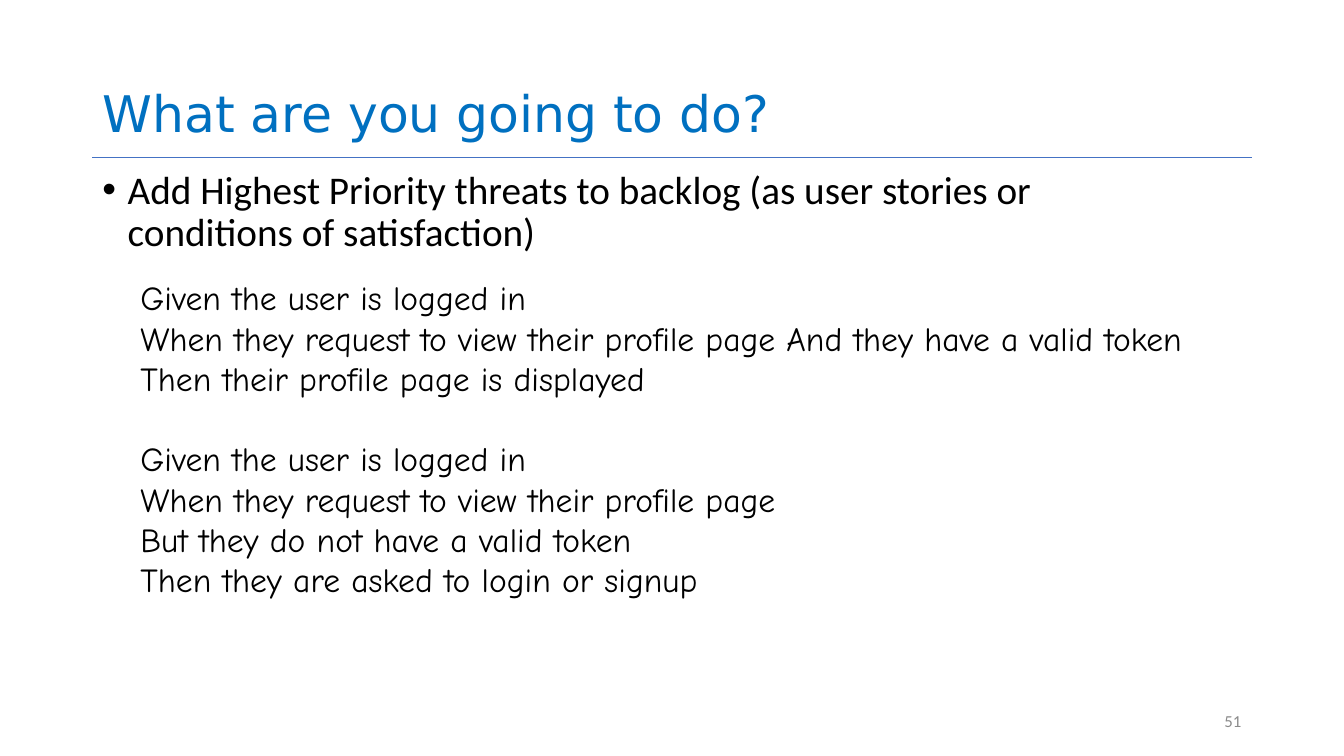
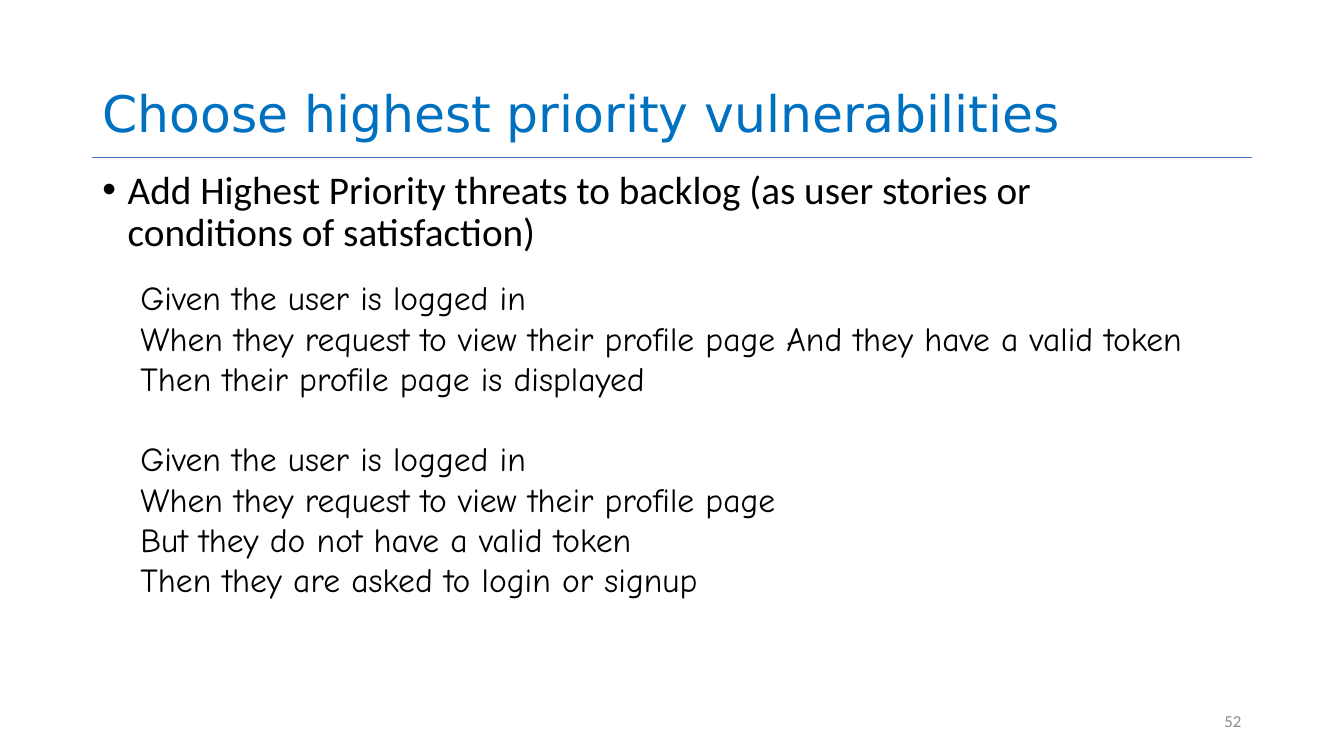
Before and after one commit to neu-se/CS4530-Spring-2026, a slide deck: slide 52 of Slides/Module 13 Security.pptx (slide 51 before the commit). Drawn at 1344x756 pixels with LibreOffice and Linux fonts; fonts in the diff are those of the drawing. Boxes give left, top, right and bottom in pixels: in the first picture for what was removed or moved away, otherwise in the second. Text is boxed around its words. In the diff, an @@ line names an element or a change of style, - is before the commit and + after.

```diff
--- a/Slides/Module 13 Security.pptx
+++ b/Slides/Module 13 Security.pptx
@@ title at <box>102,93,1060,143</box>: text changed @@
-What are you going to do?
+Choose highest priority vulnerabilities
@@ page number at <box>1224,716,1241,727</box>: text changed @@
-51
+52
```
Also in this commit, not shown: 9 other slides changed, 2 slides added, 1 slide removed, 1 other file.
